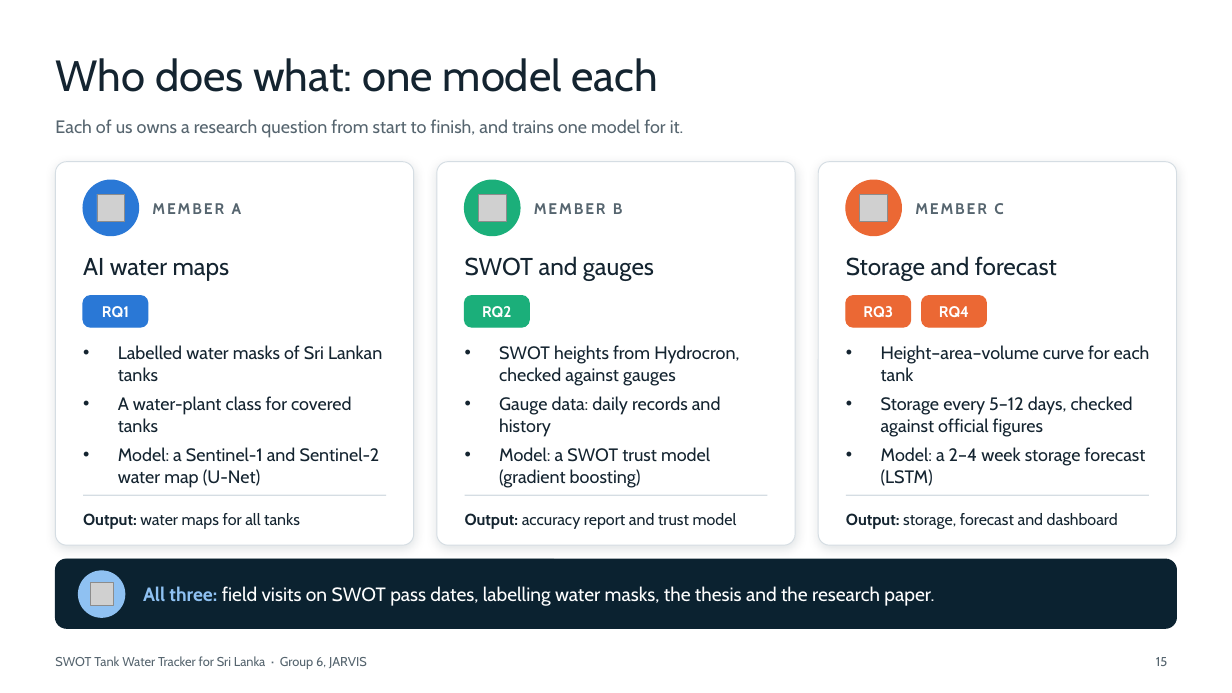
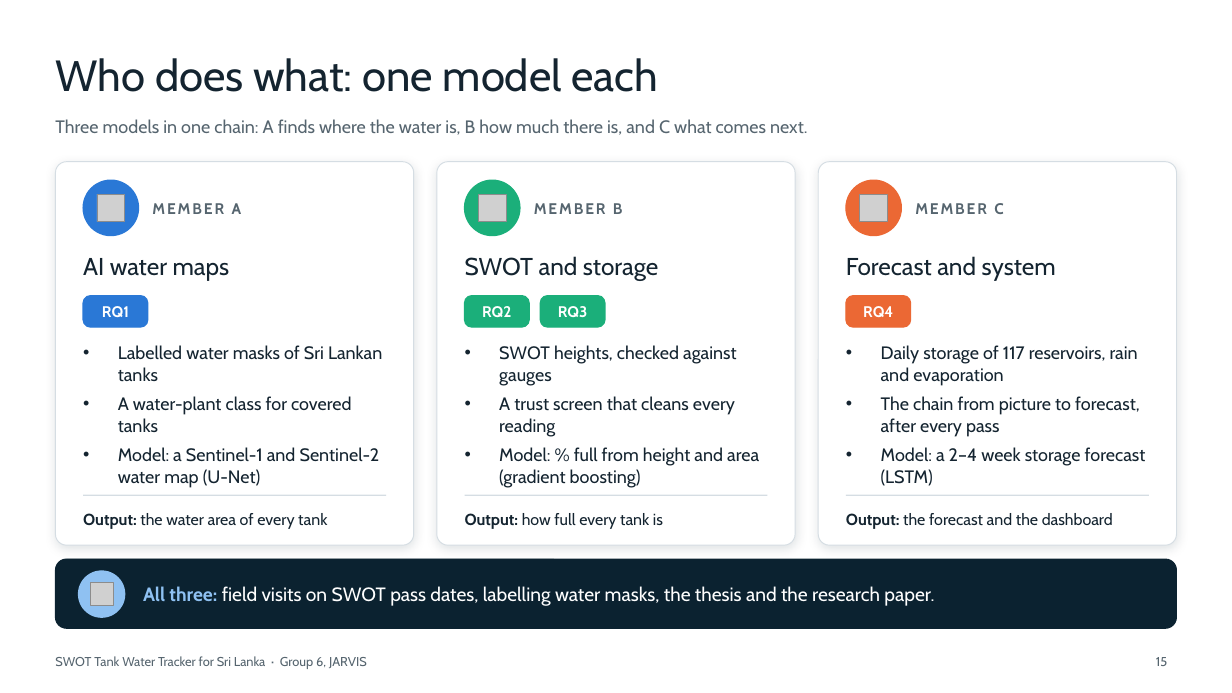
Before and after one commit to jarvis-uom/swot-tank-tracker-site, a slide deck: slide 15 of site/assets/docs/swot-tank-tracker-proposal-talk.pptx. Drawn at 1232x693 pixels with LibreOffice and Linux fonts; fonts in the diff are those of the drawing; grey boxes stand for pictures. Boxes give left, top, right and bottom in pixels: in the first picture for what was removed or moved away, otherwise in the second. Text is boxed around its words. In the diff, an @@ line names an element or a change of style, - is before the commit and + after.

```diff
--- a/site/assets/docs/swot-tank-tracker-proposal-talk.pptx
+++ b/site/assets/docs/swot-tank-tracker-proposal-talk.pptx
@@ text at (x1=55, y1=119, x2=807, y2=135): text changed @@
-Each of us owns a research question from start to finish, and trains one model for it.
+Three models in one chain: A finds where the water is, B how much there is, and C what comes next.
@@ text at (x1=465, y1=256, x2=658, y2=281): text changed @@
-SWOT and gauges
+SWOT and storage
@@ text at (x1=846, y1=256, x2=1056, y2=281): text changed @@
-Storage and forecast
+Forecast and system
@@ text "RQ3" moved from (x1=863, y1=306, x2=893, y2=317) to (x1=558, y1=306, x2=588, y2=317) @@
@@ rounded rectangle added at (x1=541, y1=296, x2=605, y2=327), fill #1BAF7A, outline #1BAF7A 1 pt @@
@@ text "RQ4" moved from (x1=939, y1=306, x2=969, y2=317) to (x1=863, y1=306, x2=893, y2=317) @@
@@ rounded rectangle removed at (x1=922, y1=296, x2=987, y2=327) @@
@@ text at (x1=499, y1=345, x2=759, y2=488): text changed @@
-• SWOT heights from Hydrocron, checked against gauges
-• Gauge data: daily records and history
-• Model: a SWOT trust model (gradient boosting)
+• SWOT heights, checked against gauges
+• A trust screen that cleans every reading
+• Model: % full from height and area (gradient boosting)
@@ text at (x1=881, y1=345, x2=1140, y2=437): text changed @@
-• Height–area–volume curve for each tank
-• Storage every 5–12 days, checked against official figures
+• Daily storage of 117 reservoirs, rain and evaporation
+• The chain from picture to forecast, after every pass
@@ text at (x1=83, y1=513, x2=327, y2=529): text changed @@
-Output: water maps for all tanks
+Output: the water area of every tank
@@ text at (x1=465, y1=513, x2=663, y2=529): text changed @@
-Output: accuracy report and trust model
+Output: how full every tank is
@@ text at (x1=846, y1=513, x2=1113, y2=529): text changed @@
-Output: storage, forecast and dashboard
+Output: the forecast and the dashboard
```
Also in this commit, not shown: 4 other slides changed, 44 other files.
